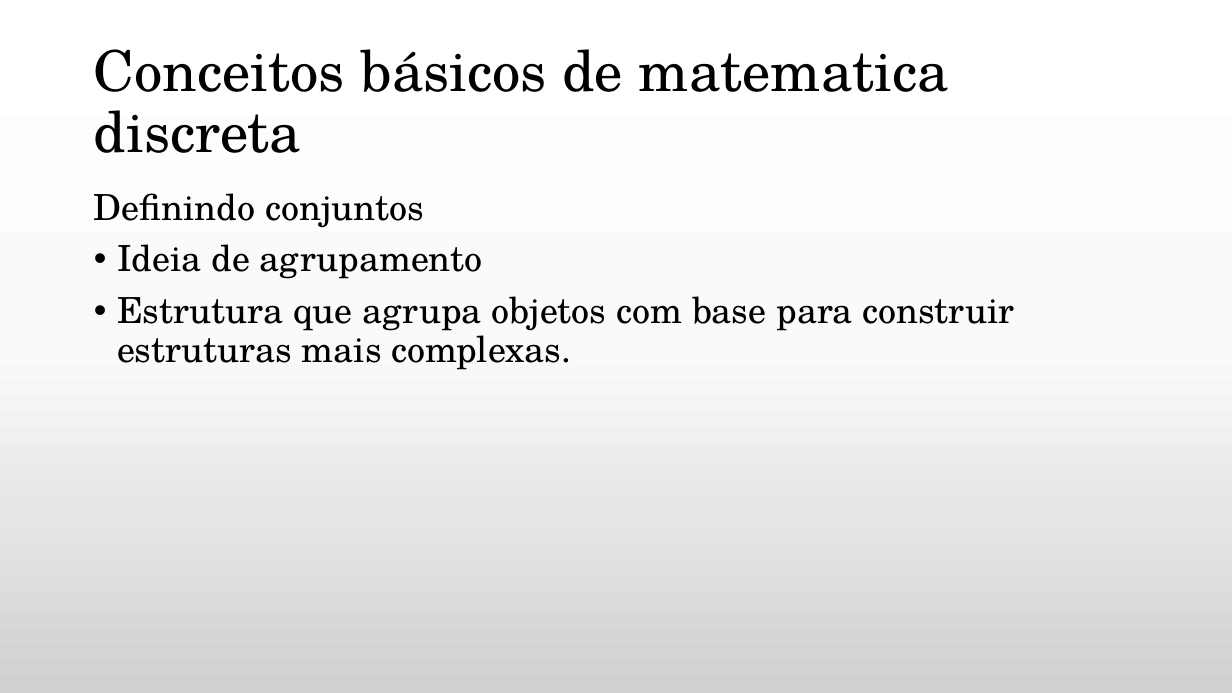
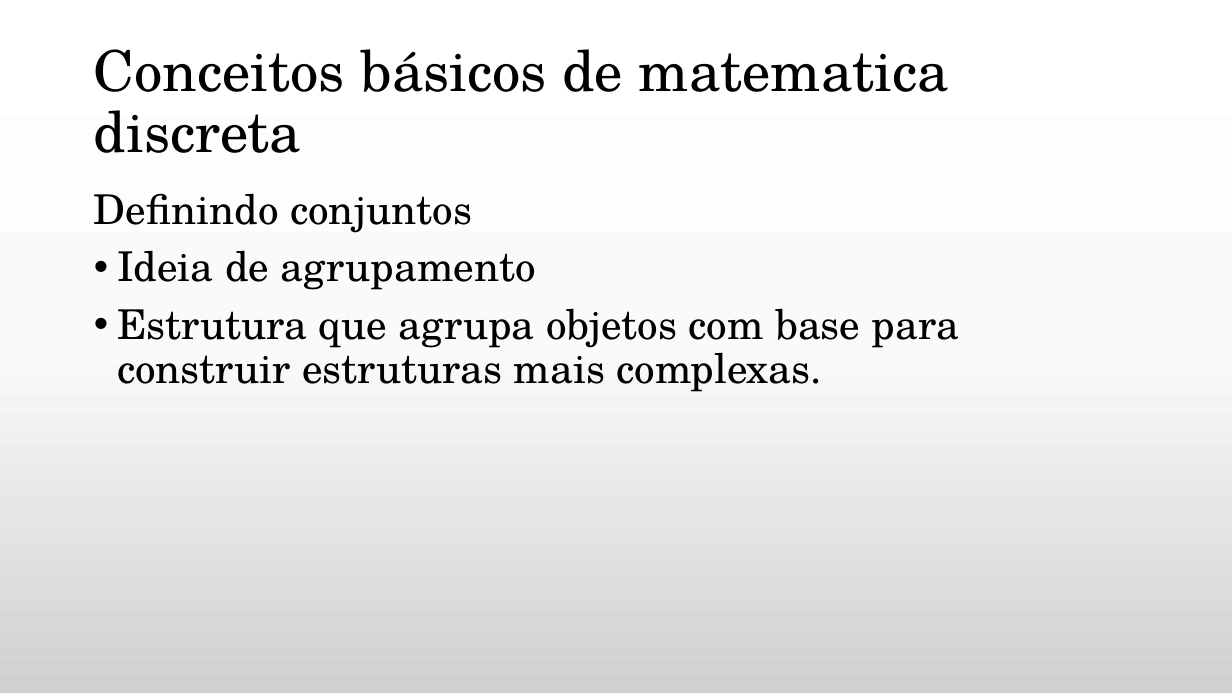
Before and after one commit to daniellygj/Fatec, a slide deck: slide 2 of 1º semestre/Revisões by danny/Revisão de Matemática Discreta.pptx. Drawn at 1232x693 pixels with LibreOffice and Linux fonts; fonts in the diff are those of the drawing; background and template pictures are left out. Boxes give left, top, right and bottom in pixels: in the first picture for what was removed or moved away, otherwise in the second. Text is boxed around its words. In the diff, an @@ line names an element or a change of style, - is before the commit and + after.

```diff
--- a/1º semestre/Revisões by danny/Revisão de Matemática Discreta.pptx
+++ b/1º semestre/Revisões by danny/Revisão de Matemática Discreta.pptx
@@ text "Definindo conjuntos" at (x1=94, y1=193, x2=959, y2=392): size 28 to 32 pt @@
```
Also in this commit, not shown: 9 other slides changed, 2 other files.
